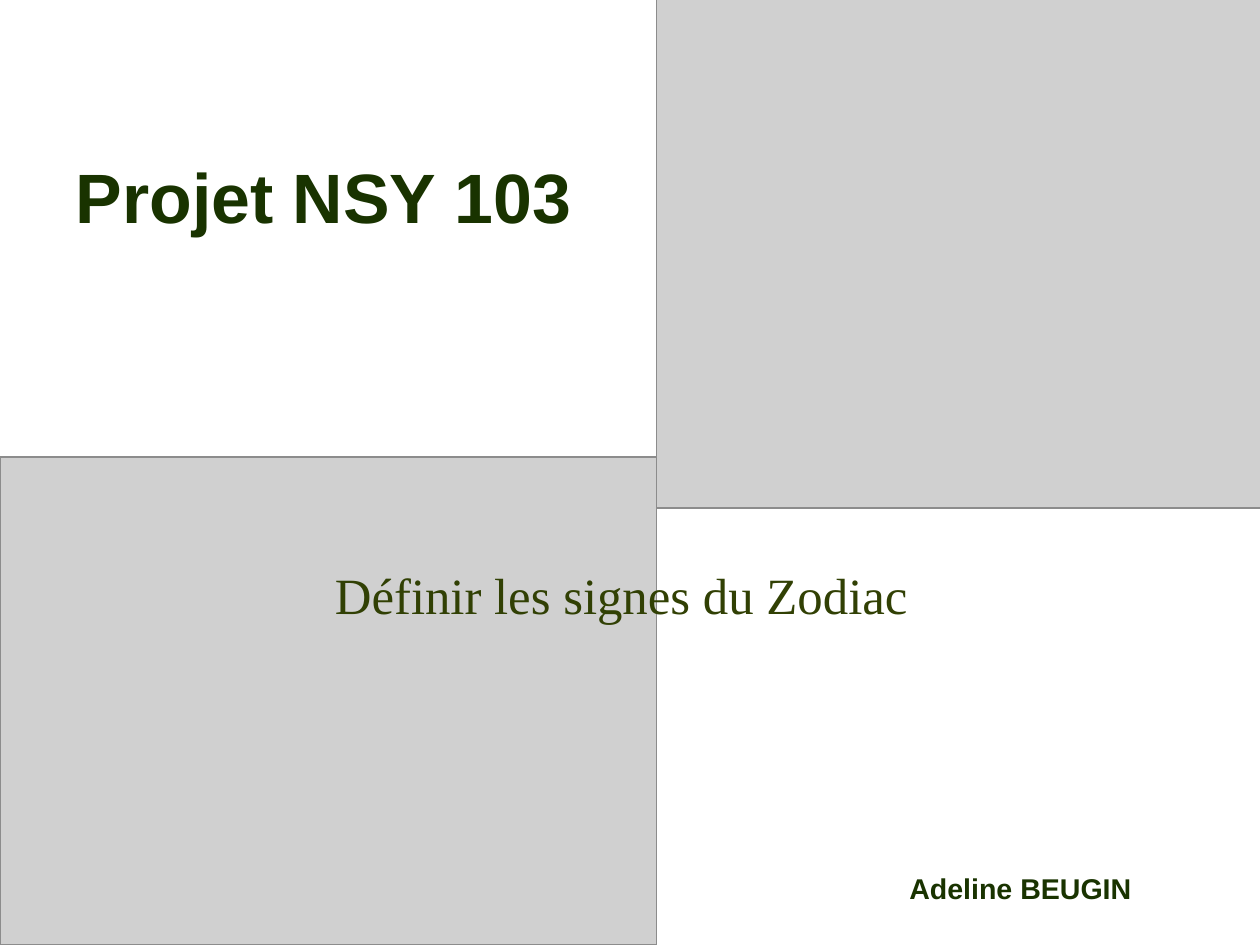
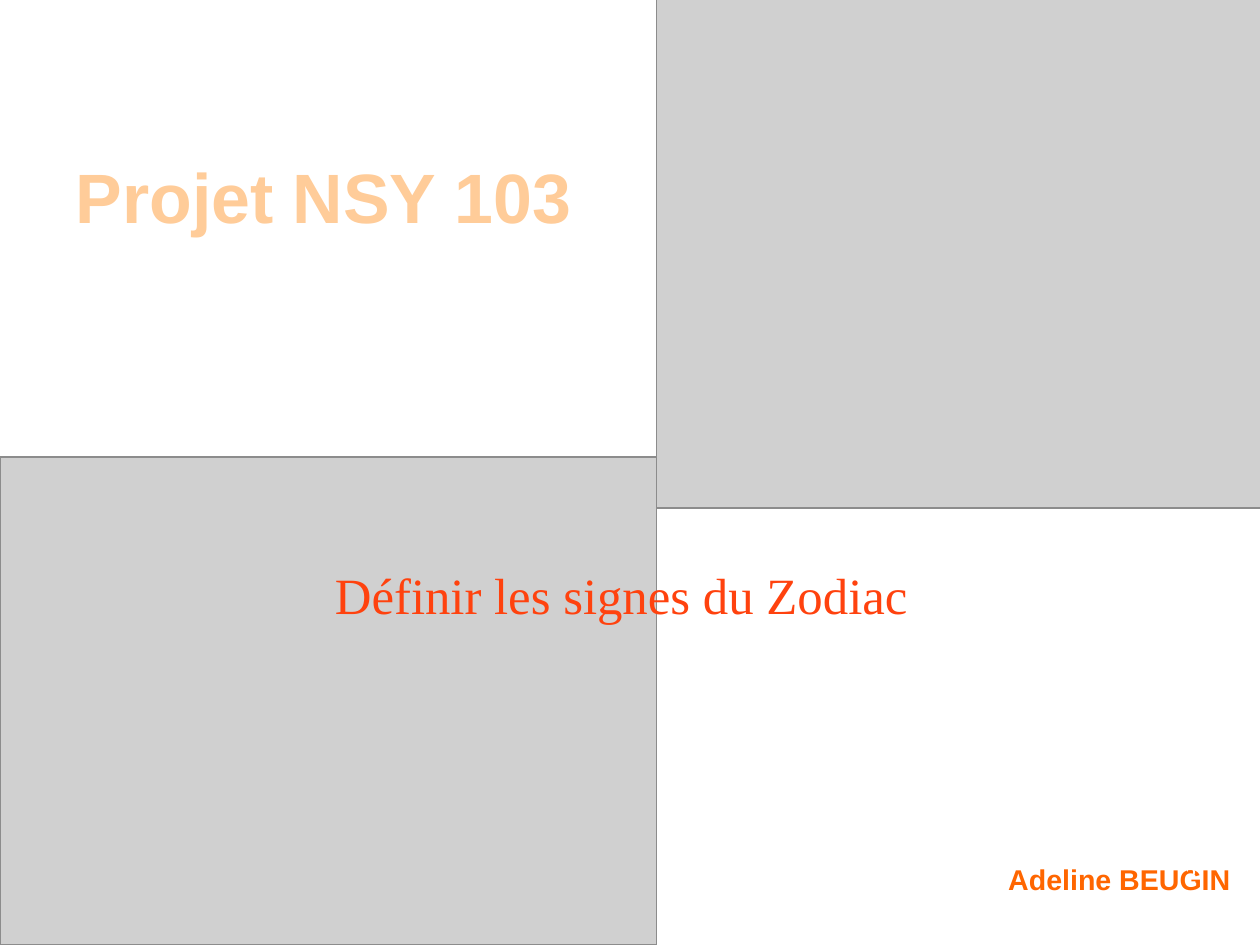
Before and after one commit to beugin/Signe_astrologique, a slide deck: slide 2 of dossier_presentation.odp. Drawn at 1260x945 pixels with LibreOffice and Linux fonts; fonts in the diff are those of the drawing; grey boxes stand for pictures; background and template pictures are left out. Boxes give left, top, right and bottom in pixels: in the first picture for what was removed or moved away, otherwise in the second. Text is boxed around its words. In the diff, an @@ line names an element or a change of style, - is before the commit and + after.

```diff
--- a/dossier_presentation.odp
+++ b/dossier_presentation.odp
@@ title "Projet NSY 103" at box(76, 172, 571, 237): text colour #193300 to #FFCC99 @@
@@ text "Définir les signes du Zodiac" at box(335, 574, 907, 624): text colour gradient #314004 to #FFCC00 to gradient #FF420E to #FFCC99 @@
@@ text "Adeline BEUGIN": place and size @@
-text "Adeline BEUGIN" at box(909, 878, 1131, 900)
+text "Adeline BEUGIN" at box(1008, 869, 1230, 891)
@@ text "Adeline BEUGIN" at box(1008, 869, 1230, 891): text colour #193300 to #FF6600 @@
@@ page number added at box(1186, 870, 1197, 888), 14 pt, text #FFFFFF @@
+2
```
Also in this commit, not shown: 5 other slides changed, 2 slides added, 1 slide removed.
